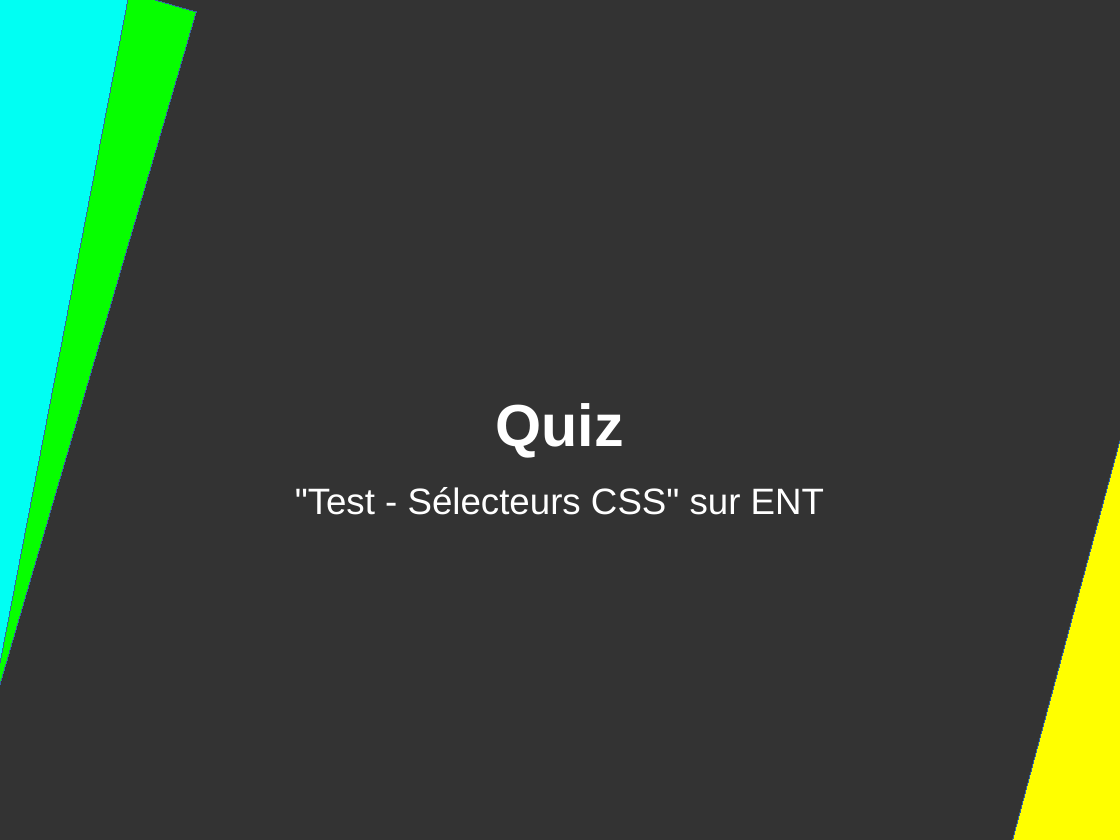
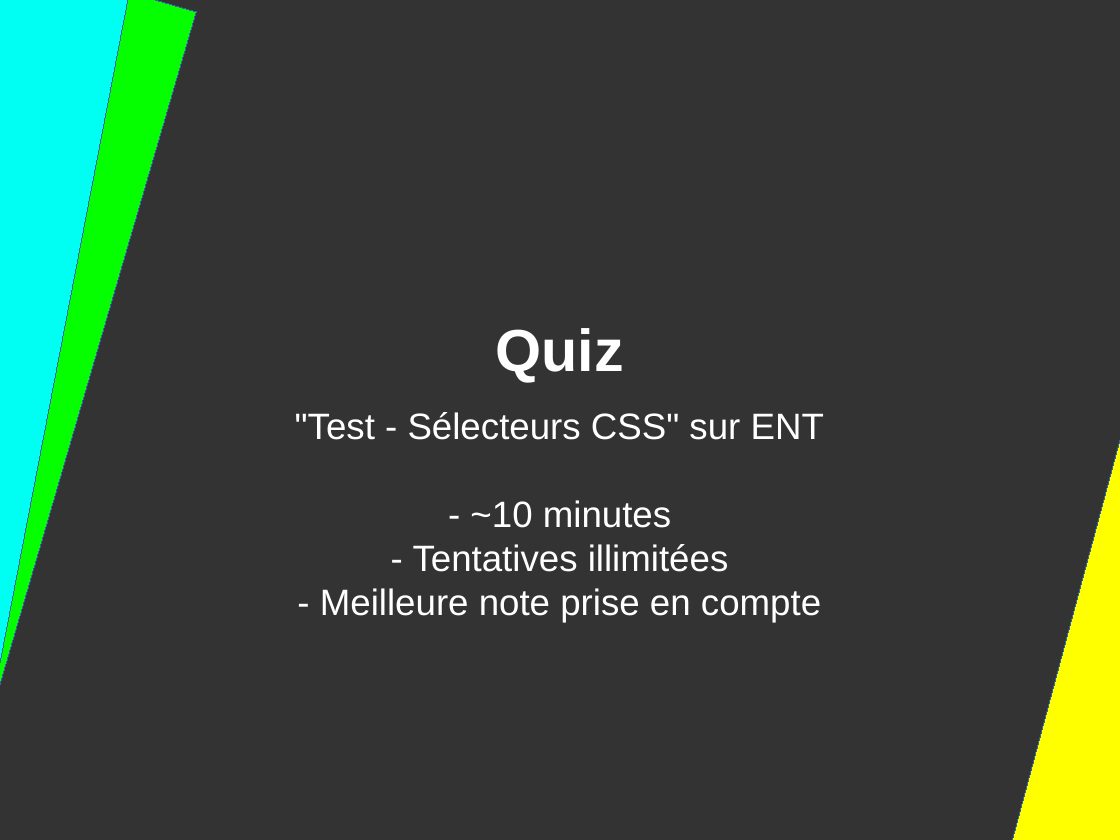
Before and after one commit to DanYellow/presentations, a slide deck: slide 95 of mmi/html/travaux-pratiques/numero-1/presentation.odp. Drawn at 1120x840 pixels with LibreOffice and Linux fonts; fonts in the diff are those of the drawing. Boxes give left, top, right and bottom in pixels: in the first picture for what was removed or moved away, otherwise in the second. Text is boxed around its words. In the diff, an @@ line names an element or a change of style, - is before the commit and + after.

```diff
--- a/mmi/html/travaux-pratiques/numero-1/presentation.odp
+++ b/mmi/html/travaux-pratiques/numero-1/presentation.odp
@@ title "Quiz": place and size @@
-title "Quiz" at (496,403,624,457)
+title "Quiz" at (496,328,624,382)
@@ title at (295,412,824,623): text changed @@
-"Test - Sélecteurs CSS" sur ENT
+"Test - Sélecteurs CSS" sur ENT
+- ~10 minutes
+- Tentatives illimitées
+- Meilleure note prise en compte
```
Also in this commit, not shown: 8 other slides changed, 3 other files.
